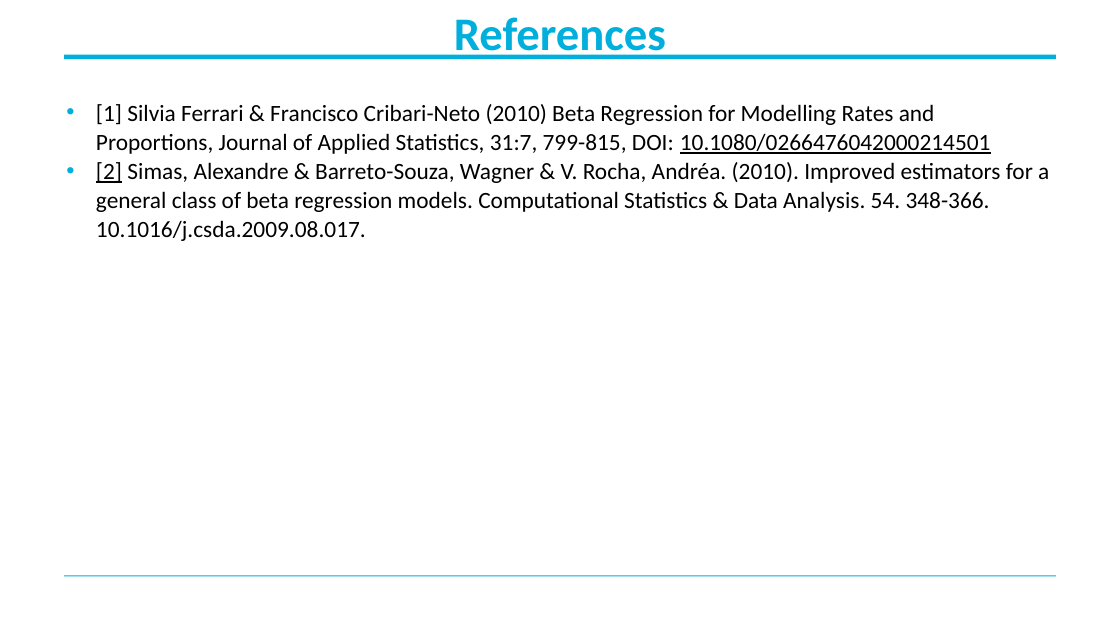
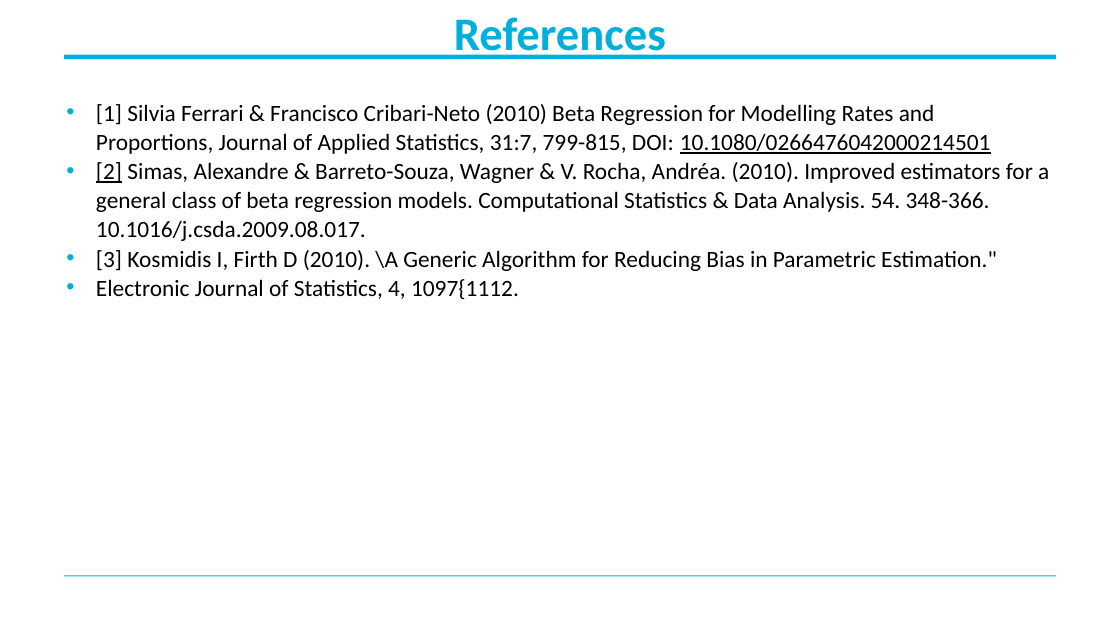
Before and after one commit to MichaelBelias/My-Complete-Book-In-R, a slide deck: slide 16 of Beta Regression/Beta-regression.pptx (slide 10 before the commit). Drawn at 1120x630 pixels with LibreOffice and Linux fonts; fonts in the diff are those of the drawing; background and template pictures are left out. Boxes give left, top, right and bottom in pixels: in the first picture for what was removed or moved away, otherwise in the second. Text is boxed around its words. In the diff, an @@ line names an element or a change of style, - is before the commit and + after.

```diff
--- a/Beta Regression/Beta-regression.pptx
+++ b/Beta Regression/Beta-regression.pptx
@@ text at (96,250,997,299): paragraphs added @@
+• [3] Kosmidis I, Firth D (2010). \A Generic Algorithm for Reducing Bias in Parametric Estimation."
+• Electronic Journal of Statistics, 4, 1097{1112.
```
Also in this commit, not shown: 1 other slide changed, 7 slides added, 1 slide removed, 2 other files.
